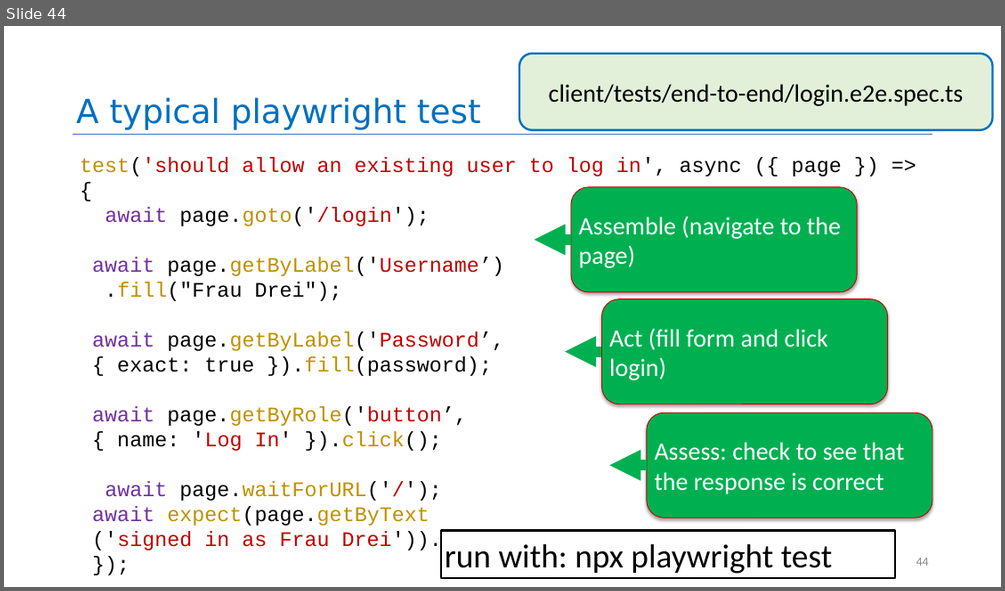
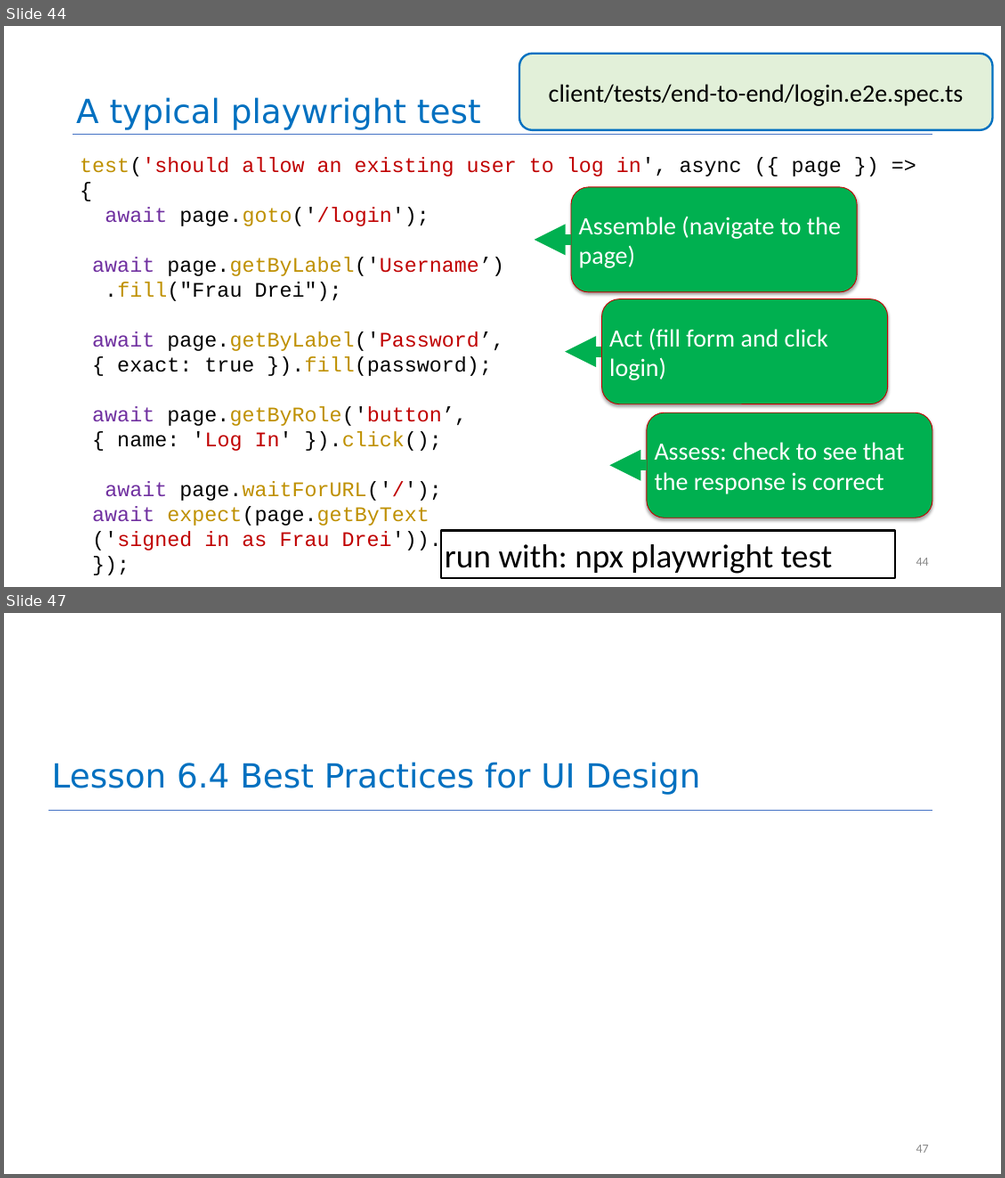
Before and after one commit to neu-se/CS4530-Summer-2026, a slide deck: Slides/Module 06 React Hooks.pptx. Shown one above the other, each under a label of ours: slide 44 before the commit, slides 44 and 47 after it; the slides between them are not shown. The pictures are 1005x591 and 1005x1178 pixels, drawn with LibreOffice and Linux fonts; fonts in the diff are those of the drawing. Boxes give left, top, right and bottom in pixels: in the first picture for what was removed or moved away, otherwise in the second. Text is boxed around its words. In the diff, an @@ line names an element or a change of style, - is before the commit and + after.

Commit message:
ui/ux best practices

```diff
--- a/Slides/Module 06 React Hooks.pptx
+++ b/Slides/Module 06 React Hooks.pptx
@@ slide 47 added at <box>4,613,1001,1174</box>, background #FFFFFF @@
@@ title added at <box>52,762,701,795</box>, 32 pt, text #0070C0 @@
+Lesson 6.4 Best Practices for UI Design
@@ line added from (48, 811) to (933, 811), #4472C4 0.5 pt @@
@@ page number added at <box>916,1144,929,1152</box>, 12 pt, text #888888 @@
+47
```
Also in this commit, not shown: 2 slides changed, 1 other slide added, 1 other file.
